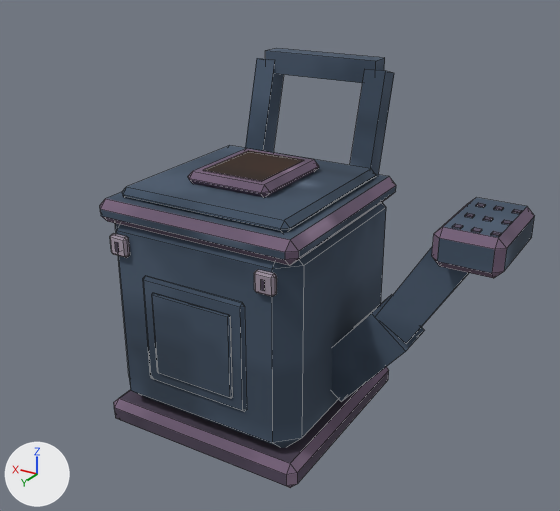
The OBJ model src/main/resources/assets/stonedew/models/block/equipment/watering_can.obj: old version first, new version second.
Both versions are drawn from a 50 mm camera at (-0.253, 0.627, 1.006) aimed at (0.452, -0.548, 0.419). The lights are fixed; the arrows at lower left show +X, +Y and +Z. The first picture is the older version. Mesh edges are drawn as thin lines. Where no turn or scale is listed for an object, it has been applied to the vertices.

In view in the first picture: 'model'.
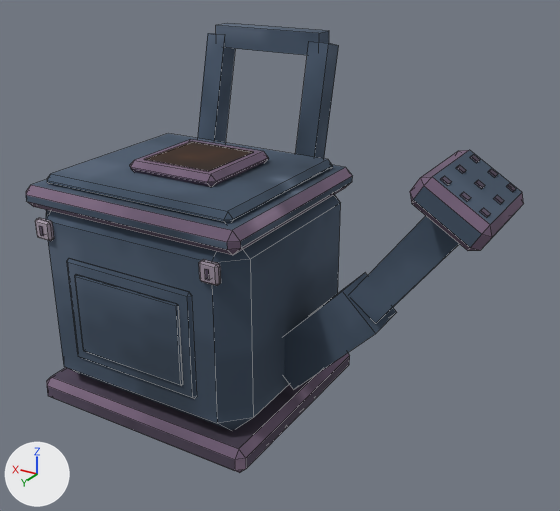
Changed parts and their boxes [x1, y1, x2, y2] in the pictures (560 x 511 px; the box of a moved part takes in the faces that stretch with it):
'model', reshaped (14% wider): before [100, 48, 535, 488]; after [26, 23, 524, 473]
part 1 of me_model, moved or reshaped: before [204, 151, 304, 181]; after [146, 141, 254, 171]
part 2 of me_model, moved or reshaped: before [265, 48, 385, 83]; after [216, 23, 329, 55]
part 3 of me_model, moved or reshaped: before [491, 231, 501, 236]; after [480, 208, 491, 217]
part 4 of me_model, moved or reshaped: before [502, 220, 512, 225]; after [494, 195, 504, 204]
part 5 of me_model, moved or reshaped: before [512, 209, 522, 214]; after [506, 183, 516, 192]
part 6 of me_model, moved or reshaped: before [471, 227, 482, 233]; after [460, 192, 471, 201]
part 7 of me_model, moved or reshaped: before [483, 216, 493, 221]; after [475, 180, 485, 189]
part 8 of me_model, moved or reshaped: before [494, 206, 504, 210]; after [488, 169, 498, 177]
part 9 of me_model, moved or reshaped: before [452, 224, 463, 229]; after [441, 176, 452, 185]
part 10 of me_model, moved or reshaped: before [465, 213, 475, 218]; after [456, 165, 466, 173]
part 11 of me_model, moved or reshaped: before [476, 203, 486, 207]; after [470, 154, 480, 163]
part 12 of me_model, moved or reshaped: before [254, 269, 277, 297]; after [199, 259, 221, 286]
part 13 of me_model, moved or reshaped: before [261, 279, 265, 291]; after [205, 269, 209, 280]
part 14 of me_model, moved or reshaped: before [110, 233, 130, 258]; after [35, 218, 54, 241]
part 15 of me_model, moved or reshaped: before [115, 242, 119, 252]; after [40, 226, 44, 236]
part 16 of me_model, moved or reshaped: before [100, 58, 535, 488]; after [26, 33, 524, 473]

Diff of the bpy script that builds the scene:
```diff
--- a/src/main/resources/assets/stonedew/models/block/equipment/watering_can.obj.py
+++ b/src/main/resources/assets/stonedew/models/block/equipment/watering_can.obj.py
@@ me_model @@
-me_model.from_pydata(...)  # 424 vertices, 414 faces; spans x 0.003..0.712, y -0.822..-0.319, z 0.081..0.76
+me_model.from_pydata(...)  # 424 vertices, 414 faces; spans x 0.024..0.887, y -0.822..-0.306, z 0.081..0.804
+# me_model part 1: the loose piece of 8 vertices spanning x 0.438..0.562, y -0.612..-0.462, z 0.593..0.594 is scaled about its middle by (1.2, 1, 1), then moved by (0.125, 0.0, 0.0)
+# me_model part 2: the loose piece of 8 vertices spanning x 0.375..0.625, y -0.822..-0.777, z 0.715..0.76 is moved by (0.125, 0.0, 0.044)
+# me_model part 3: the loose piece of 8 vertices spanning x 0.018..0.03, y -0.462..-0.45, z 0.581..0.583 is turned -31.5 degrees about the y axis through its middle and scaled by 1.1, then moved by (0.02, 0.0, 0.03)
+# me_model part 4: the loose piece of 8 vertices spanning x 0.018..0.03, y -0.519..-0.506, z 0.581..0.583 is turned -31.5 degrees about the y axis through its middle and scaled by 1.1, then moved by (0.02, -0.012, 0.03)
+# me_model part 5: the loose piece of 8 vertices spanning x 0.018..0.03, y -0.575..-0.562, z 0.581..0.583 is turned -31.5 degrees about the y axis through its middle and scaled by 1.1, then moved by (0.02, -0.025, 0.03)
+# me_model part 6: the loose piece of 8 vertices spanning x 0.047..0.059, y -0.462..-0.45, z 0.581..0.583 is turned -31.5 degrees about the y axis through its middle and scaled by 1.1, then moved by (0.022, 0.0, 0.049)
+# me_model part 7: the loose piece of 8 vertices spanning x 0.047..0.059, y -0.519..-0.506, z 0.581..0.583 is turned -31.5 degrees about the y axis through its middle and scaled by 1.1, then moved by (0.022, -0.012, 0.049)
+# me_model part 8: the loose piece of 8 vertices spanning x 0.047..0.059, y -0.575..-0.562, z 0.581..0.583 is turned -31.5 degrees about the y axis through its middle and scaled by 1.1, then moved by (0.022, -0.025, 0.049)
+# me_model part 9: the loose piece of 8 vertices spanning x 0.076..0.089, y -0.462..-0.45, z 0.581..0.583 is turned -31.5 degrees about the y axis through its middle and scaled by 1.1, then moved by (0.025, 0.0, 0.069)
+# me_model part 10: the loose piece of 8 vertices spanning x 0.076..0.089, y -0.519..-0.506, z 0.581..0.583 is turned -31.5 degrees about the y axis through its middle and scaled by 1.1, then moved by (0.025, -0.012, 0.069)
+# me_model part 11: the loose piece of 8 vertices spanning x 0.076..0.089, y -0.575..-0.562, z 0.581..0.583 is turned -31.5 degrees about the y axis through its middle and scaled by 1.1, then moved by (0.025, -0.025, 0.069)
+# me_model part 12: the loose piece of 24 vertices spanning x 0.327..0.366, y -0.335..-0.32, z 0.456..0.494 is moved by (0.1, 0.013, 0.0)
+# me_model part 13: the loose piece of 8 vertices spanning x 0.343..0.351, y -0.336..-0.319, z 0.466..0.484 is moved by (0.1, 0.013, 0.0)
+# me_model part 14: the loose piece of 24 vertices spanning x 0.634..0.673, y -0.335..-0.32, z 0.456..0.494 is moved by (0.175, 0.013, 0.0)
+# me_model part 15: the loose piece of 8 vertices spanning x 0.649..0.657, y -0.336..-0.319, z 0.466..0.484 is moved by (0.175, 0.013, 0.0)
+# me_model part 16: 224 of 424 vertices moved; they spanned x 0.003..0.712, y -0.822..-0.319, z 0.081..0.743 and now span x 0.024..0.887, y -0.822..-0.306, z 0.081..0.786; mean shift (0.118, 0.003, 0.01); largest move (0.603, -0.332, 0.209) -> (0.778, -0.32, 0.209)
+# other edits to the shape of me_model do not show in these pictures
 me_model.materials.append(mat_iron)
```
